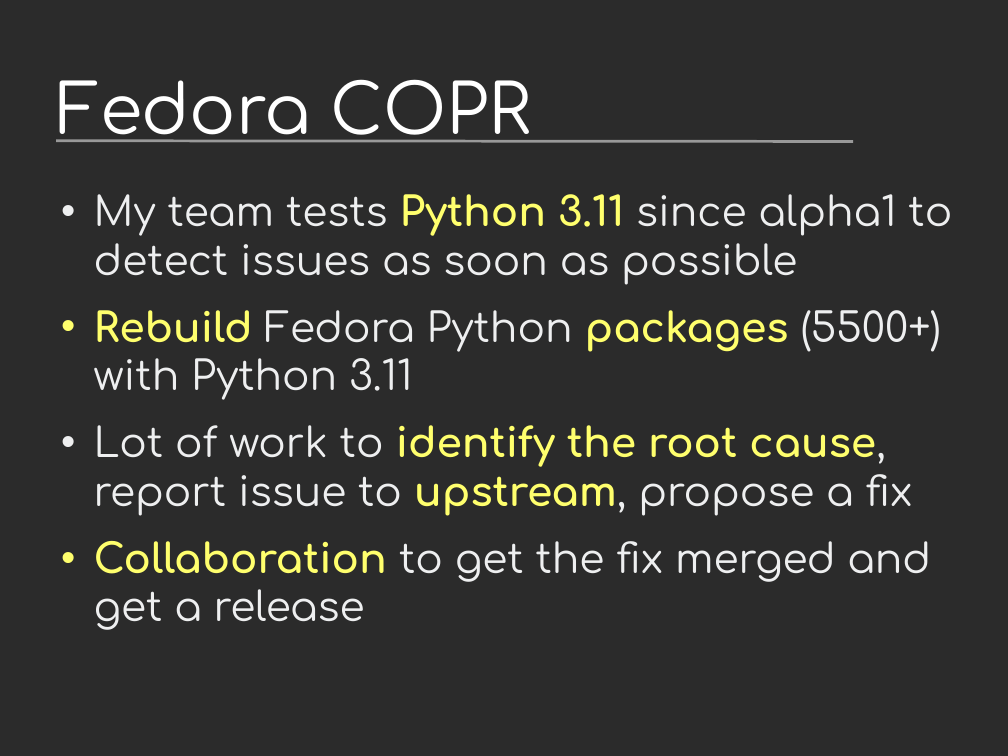
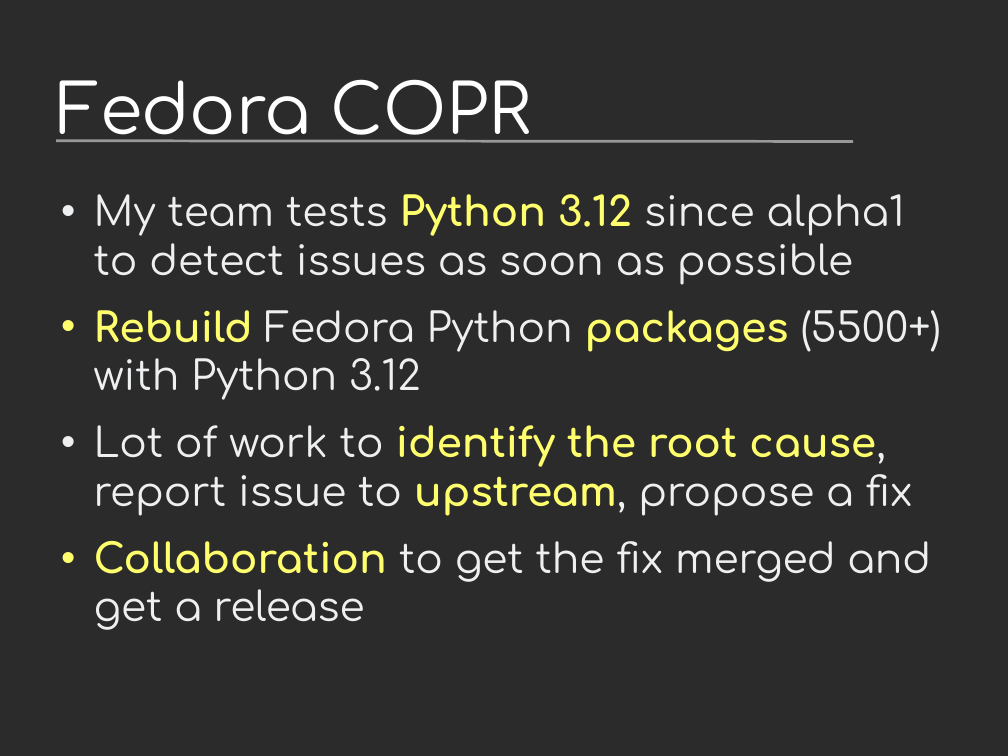
Before and after one commit to vstinner/talks, a slide deck: slide 35 of 2023-PyconUS/python-incompatible-changes.odp. Drawn at 1008x756 pixels with LibreOffice and Linux fonts; fonts in the diff are those of the drawing; background and template pictures are left out; a plain dark background stands for a picture behind light text. Boxes give left, top, right and bottom in pixels: in the first picture for what was removed or moved away, otherwise in the second. Text is boxed around its words. In the diff, an @@ line names an element or a change of style, - is before the commit and + after.

```diff
--- a/2023-PyconUS/python-incompatible-changes.odp
+++ b/2023-PyconUS/python-incompatible-changes.odp
@@ text at (94,194,941,400): text changed @@
-• My team tests Python 3.11 since alpha1 to detect issues as soon as possible
-• Rebuild Fedora Python packages (5500+) with Python 3.11
+• My team tests Python 3.12 since alpha1 to detect issues as soon as possible
+• Rebuild Fedora Python packages (5500+) with Python 3.12
```
Also in this commit, not shown: 2 other slides changed, 1 other file.
